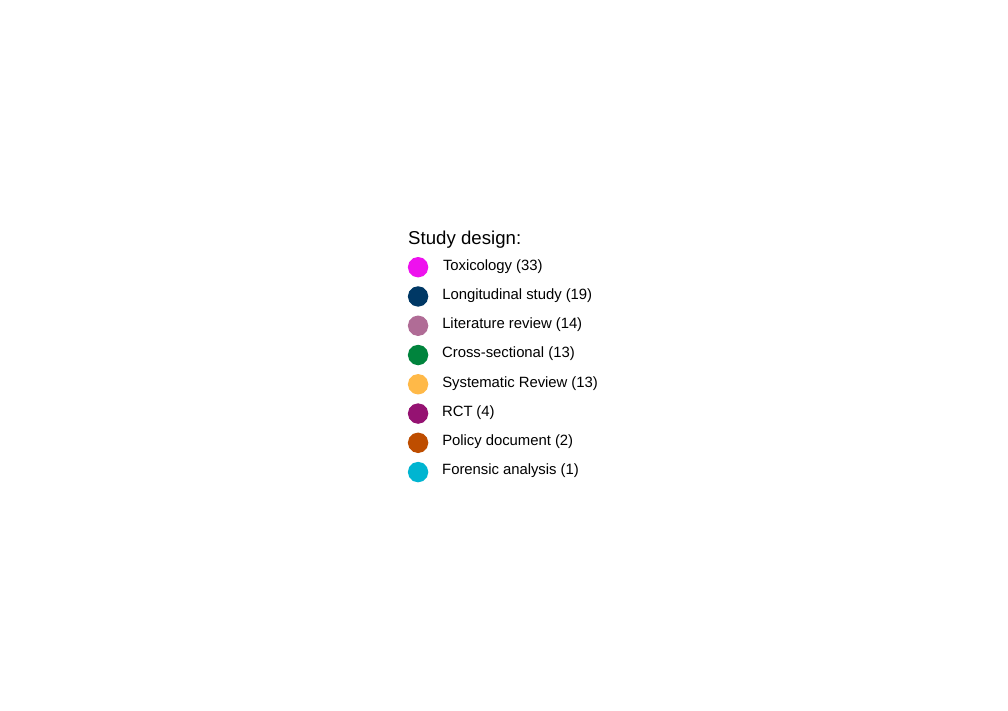
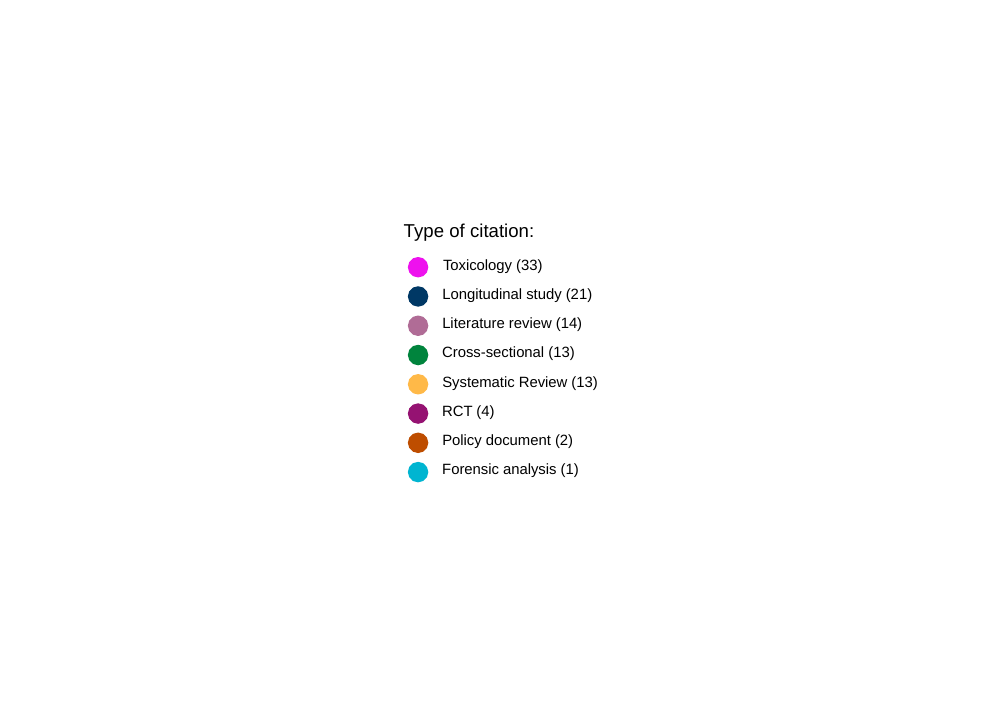
Before and after one commit to marissasmith8/Citation-Network-Analysis, a slide deck: slide 1 of outputs/legend_stud_paper.pptx. Drawn at 1008x711 pixels with LibreOffice and Linux fonts; fonts in the diff are those of the drawing. Boxes give left, top, right and bottom in pixels: in the first picture for what was removed or moved away, otherwise in the second. Text is boxed around its words. In the diff, an @@ line names an element or a change of style, - is before the commit and + after.

Commit message:
updated graphs based on 2308 citations

```diff
--- a/outputs/legend_stud_paper.pptx
+++ b/outputs/legend_stud_paper.pptx
@@ text added at (404,223,534,241), 11 pt, text #000000 @@
+Type of citation:
@@ text removed at (408,230,521,248) @@
-Study design:
@@ text at (442,288,593,302): text changed @@
-Longitudinal study (19)
+Longitudinal study (21)
```
Also in this commit, not shown: 10 other files.
